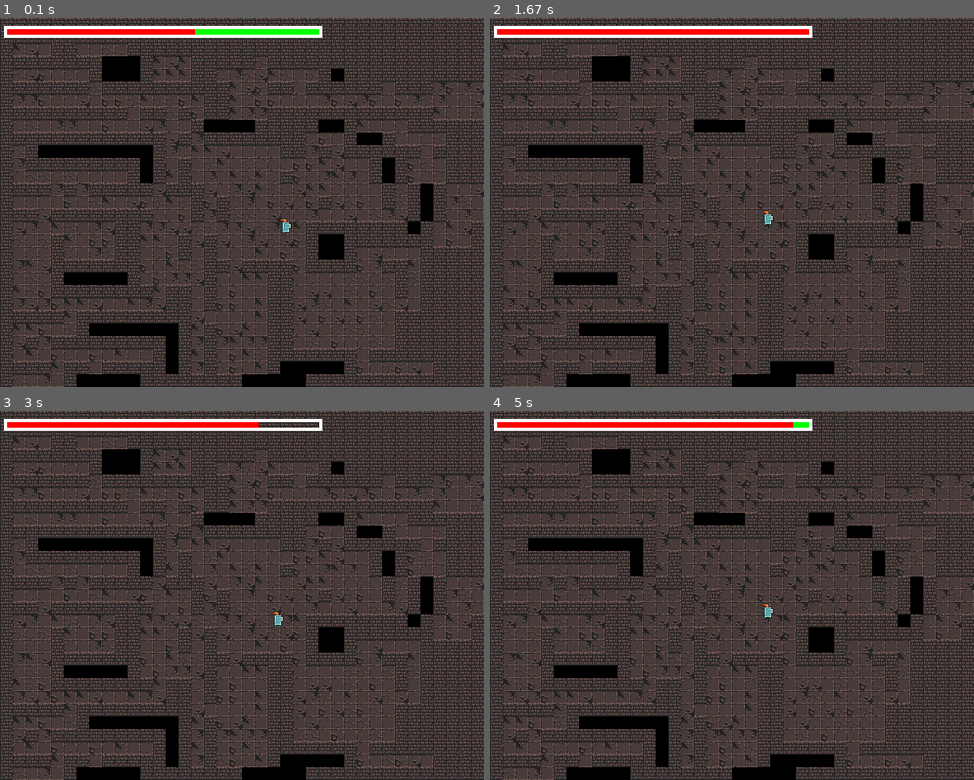
Above: before the commit, frames 1-4 (two rows, left to right).
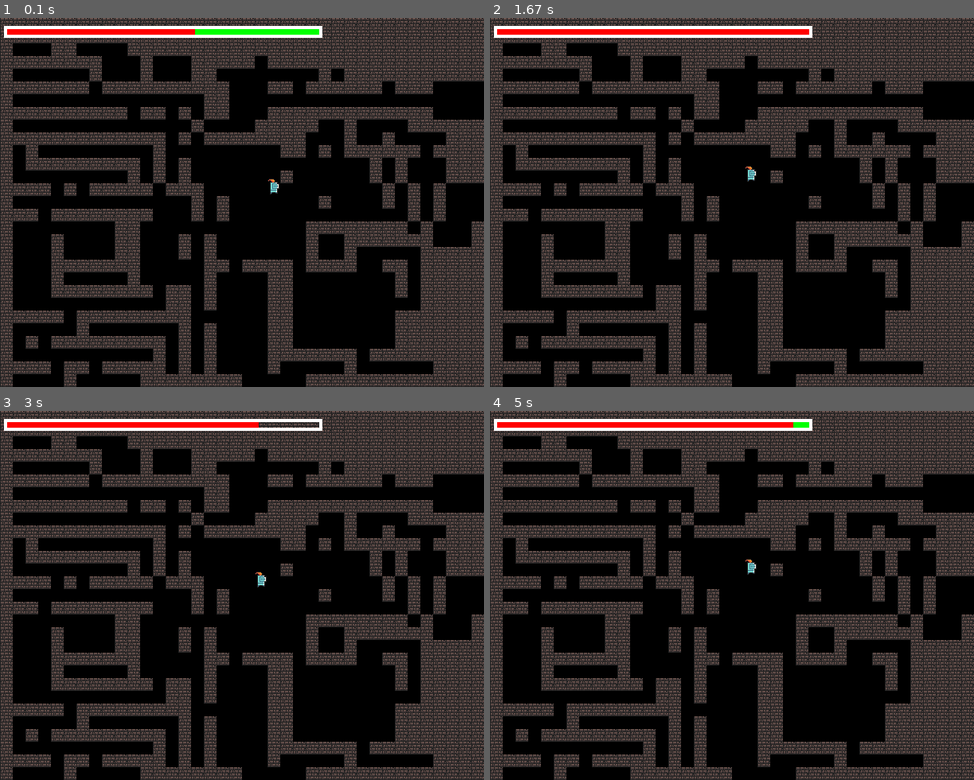
Above: after the commit, the same moments.

Repository: Klef99/yandexlyceum-pygame
Game: pygame game, started from main.py
Two runs of this game, one before a commit and one after it. Both use one fixed random seed, a clock stepped at 60 frames per second and the inputs below.
Inputs:
- Up to frame 1 (0.1 s): no input
- Up to frame 2 (1.67 s): hold A 0.33-0.8 s; hold Up 0.33-0.8 s; tap W at 0.83 s
- Up to frame 3 (3 s): hold Down 1.67-2.13 s; hold Up 2.17-2.53 s; hold Down 2.57-2.93 s; tap S at 2.97 s
- Up to frame 4 (5 s): hold Up 3.3-3.6 s; hold W 3.3-3.6 s; hold Down 3.63-3.93 s; hold S 3.63-3.93 s; hold Up 3.97-4.33 s; hold W 3.97-4.33 s; hold Down 4.37-4.73 s; hold S 4.37-4.73 s; hold Up from 4.77 s (still down); hold W from 4.77 s (still down)

The runs differ from the first frame. In frame 1, 43% of the frame differs, in the area x 2-100%, y 6-100%; in frame 2, 43%; in frame 3, 43%; in frame 4, 43%.

Commit message:
Add moving

Diff:
--- a/main.py
+++ b/main.py
@@ -43,12 +43,17 @@
 # группы спрайтов
 all_sprites = pygame.sprite.Group()
 tiles_group = pygame.sprite.Group()
+walkable_group = pygame.sprite.Group()
+wall_group = pygame.sprite.Group()
 player_group = pygame.sprite.Group()
 
 
 class Tile(pygame.sprite.Sprite):
     def __init__(self, tile, pos_x, pos_y):
-        super().__init__(tiles_group, all_sprites)
+        if tile in tile_images['empty']:
+            super().__init__(walkable_group, tiles_group, all_sprites)
+        elif tile == tile_images['wall']:
+            super().__init__(wall_group, tiles_group, all_sprites)
         self.image = tile
         self.rect = self.image.get_rect().move(
             tile_width * pos_x, tile_height * pos_y)
@@ -72,13 +77,28 @@
     return new_player, x, y
 
 
+def draw_sprite_group(screen):
+    all_sprites.draw(screen)
+    tiles_group.draw(screen)
+    player_group.draw(screen)
+    wall_group.draw(screen)
+    walkable_group.draw(screen)
+
+    all_sprites.update()
+    tiles_group.update()
+    player_group.update()
+    wall_group.update()
+    walkable_group.update()
+
+
 class Player(pygame.sprite.Sprite):
     def __init__(self, pos_x, pos_y):
         super().__init__(player_group, all_sprites)
         self.image = player_image
         self.rect = self.image.get_rect().move(
-            tile_width * pos_x + 15, tile_height * pos_y + 5)
+            (tile_width) * pos_x, (tile_height - 3) * pos_y)
         self.healt_init()
+        self.speed = 16
 
     def healt_init(self):
         self.current_health = 500
@@ -142,25 +162,20 @@
                 running = False
             if event.type == pygame.KEYDOWN:
                 if event.key == pygame.K_a:
-                    player.rect.x -= 10
+                    player.rect.x -= player.speed
+                    if pygame.sprite.spritecollideany(player, wall_group):
+                        player.rect.x += player.speed
                 if event.key == pygame.K_w:
-                    player.rect.y -= 10
+                    player.rect.y -= 16
                 if event.key == pygame.K_s:
-                    player.rect.y += 10
+                    player.rect.y += 16
                 if event.key == pygame.K_d:
-                    player.rect.x += 10
+                    player.rect.x += 16
                 if event.key == pygame.K_UP:
                     player.get_health(200)
                 if event.key == pygame.K_DOWN:
                     player.get_damage(200)
         screen.fill((0, 0, 0))
-
-        all_sprites.draw(screen)
-        tiles_group.draw(screen)
-        player_group.draw(screen)
-        all_sprites.update()
-        tiles_group.update()
-        player_group.update()
-
+        draw_sprite_group(screen)
         pygame.display.flip()
     pygame.quit()
--- a/map.txt
+++ b/map.txt
@@ -1,40 +1,40 @@
-             #######################################################
-             #:::::::::::::::::::::::::::::::::::::::::::::::::::::#
-     ###########:##=##########################:#:=##################
-     #::::::::::::::#      #############    #::::::::###::::::::::#
-     ###=############      #:::::::::::#    #::::::::::#::::::::::#
-       #:#    ##############:########==######::::::::#:#::::::::::#
-       #:#    #:=:::::::::::::::::::::::::::#::::::::=:=::::::::::#
-       #:#  ###:###=############=####:::::::=::::::::#=#::::::::::#
-       #:#  #:::###:::### #::::::#  #::::::::::::::::#:=::::::::::#
-       #:#  #:#:=:::::=:###::::::#  #::::::::::::::::#::::::::::::#
-       ###  #:::#:#:::#:#:#::::::#####:###=:#::::::::::#::::::::::#
-            #:::#:::::#:::#::::::=::::::=:::#::::::::###::::::::::#
-            ###:###:::#:#:#::::::#::::::##=##:#####:####::::::::::#
-              #:###:::#:#:#::::::#::::::##::::###:::::###:##:######
-         ######=#:=:::#:#::::::::=::::::##::::::::::::#:::::::::#
-       ###:=::::#:#:::#:###::::::#::::::##::::#:#:::::#:::::::::#
-       #:=:#::::#:#:::#:# #::::::#::::::##::::=:#:::::=:::::::::#
-       #:#:#::::#:#:::=:# ####=###::::::##::::#:::::::#:::::::::#
-       #:#:#::::#:#######    #:# #::::::##::::###=######=###=##=###
-       #:#:#::::#=#     ###  #:# #::::::##::::# #::::::::::::##:::#
-       #:#:#::::::#     #:#  #:# ###:#:#####=########::::::::##:::#
-       ###:###:##:#     #:#  #:# #:::::##::::::::#  #::::::::##:::#
-         #:# #:##:#     #:#  #:# #:::::##::::::::#  #::::::::##:::#
-        ##:###:##:#     #:#  #:# #:::::##::::::::#  #::::::::##:::#
-        #::::#:##:# #####:#  #:# #:::::##::::::::#  #::::::::##:::#
-        #::::#:##:# #:::#:#  #:# #:::::###=###=###  #::::::::##:::#
-        #::::#:##:# ###=#:#  #:# #:::::#:::# #:# ####=#########:::#
-        #::::#:##:#   #:#:#  #:# #:::::#:::# #:###:::::# ########=##
-   #######=###:##:#   #:=:#  #:# #:::::#:::# #:=:#:::::# #:::::::::#
-   #::::::::##:##:#####:###  #:# #######:::# #:#:#:::::# #:::::::::#
-   #::::::::#:::::::::#:#    #:#       #:::# #:=:#:::::# #:::::::::#
-   #::::::::#:::::::::=:#    #:#       #:::# #:###:::::# #:::::::::#
-   #::::::::#:::::::::#:#    #:#########=### #:# #:::::# #:::::::::#
-   #::::::::#:::::::::=:#    #:##::::::::::# #:# #:::::# #:::::::::#
-   #::::::::#:::::::::#:######:##::::::::::# #:# #:::::# #:::::::::#
-   #::::::::######=####::::::::##::::::::::###=###==#=#####=########
-   #::::::::#    #::::###########::::::::::=::::::::::# #::::::::::#
-   ##########    ######         ################:###### #::::::::::#
-                                      #::::::::::#      #::::::::::#
-                                      ############      ############
+        ###  ###    #################
+        #:#  #:#    #:::::::::::::::# ##########
+        #:#  #:#    #=#######:::::::# #::::::::#
+      ###:#  #:#    #:#     #:::::::###=########     #####
+      #:#:#  #:#    #:#     #:::::::#::::::::#       #:::#
+      #:#:#  #:#    #:#     #:::::::#::::::::#########:::#
+      #:#:#  #:#    #:#######::::::::::::::::#:::::::=:::#
+###   #:#:#  #:#    #:##::::#########::::::::=:::::::#:::#
+#:#   #:#:#  #:#  ###:#####=#       #::::::::#:::::::#:::#
+#:#   #:#:#  #:#  #:#:#   #:#       #######:##:::::::#:::#
+#:#   #:#:#  #:#  #:#:#   #:######    #::::::#:::::::#:::#######
+#:### #:#:#  #:#  #:#:#   #:=::::#    #::::::#:::::::#:::#:::::#
+#:#:# #:#:#  #:#  #:#:#   ###=#=### ###::::::#########:::#:::::#
+#:#:# #:#:#  #:#  #:#:#     #:::::# #:#::::::#  ##########:::::#
+#:#:# #:#:#  #:####:#:#   ###:#:::# #:#::::::#  #:::::#  #:::::#
+#:#:# #:::#  #:##:::#:#   #:::#:::# #:=::::::#  #####:####:::::#
+#:=:###:###  #:##:#:#:#   #:#:##### ###::::::#      #::::=:::::#
+###:#:::#    #:##:#:#:#   #:#:#       #::::::#      #::::#:::::#
+  #:#:#:#    #:##:#:#:#   #:#:#       ########      #::::#:::::#
+  #:=:::#    #:##:#:::#   #:#:####################  #::::#######
+  ###:########:##:#:###   #:#:=::::::::::::::::::#  #::::############
+    #:#::::::#:##:#=#######:#=#######################::::=::::::::::#
+    #:#::::::#:##:=::::::::::::::=::::::::::::::::::=::::############
+    #:#::::::::####=##################################=##############
+    #:=::::::=:#  #:###########################      #:::::=::::::::#
+    #:####=########:=:::::::::::::::::::::::::#      ################
+    #:#  #::::::::#:###################:##=########################
+    #:#  #::::::::#:#       #:::::::::=:::::::::::::::::::::::::::#
+    #:#  #::::::::#:####### #############=######################=####
+  ###:#  #::::::::=:=:::::#   #::::::::##::::::#      #:::::::::::::#
+  #:=:#  #::::::::#:####==#####=#########::::::#      #:#############
+  #:#:#  #::::::::#:::::::::::::::#     #::::::#      #:::#::::::#
+  #:#:#  #::::::::############=##############=## ######:###=######
+  #:#:#  #::::::::#          #::::::::::#:::::#  #::::::::::::::#
+  #:=:#  #::::::::#          ########:###=########:###########=######
+  #:######=##=######                #:::::::::::::::::#      #::::::#
+  #:# #::::##::::::#                ##=###########=####      #::::::#
+  #:# ###########==##########        #:::::::::::::#         #::::::#
+  #:#           #:::::::::::#        ###############         ########
+  ###           #############
